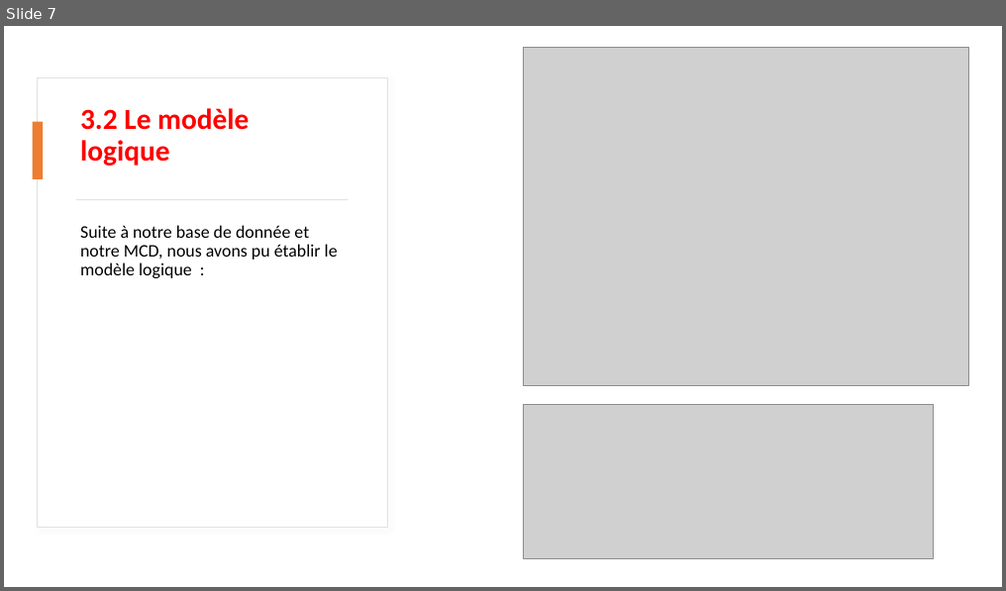
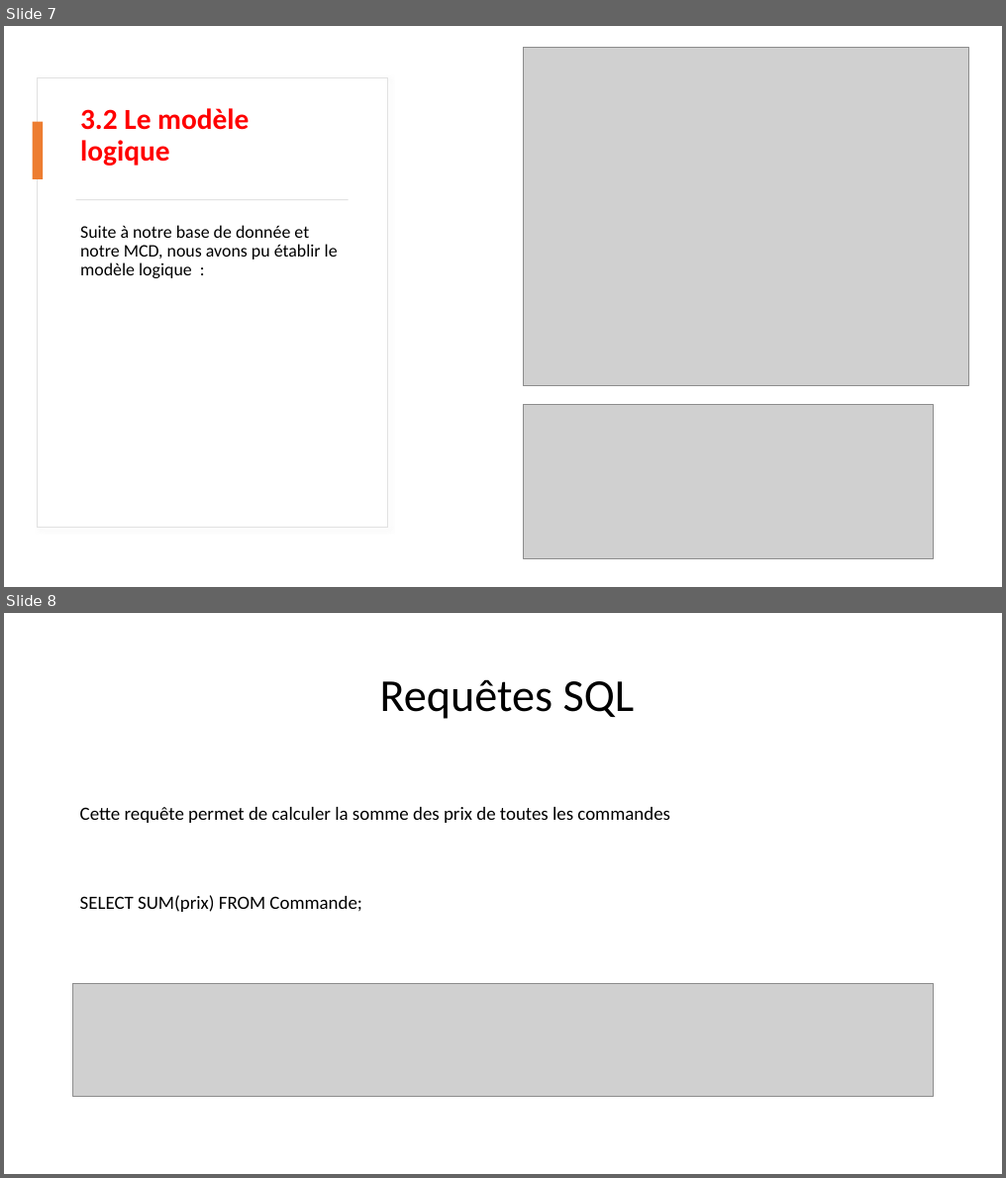
Before and after one commit to Anistea/Biblioth-que, a slide deck: PowerPoint_Projet Panorama base de données.pptx. Shown one above the other, each under a label of ours: slide 7 before the commit, slides 7 and 8 after it. The pictures are 1006x591 and 1006x1178 pixels, drawn with LibreOffice and Linux fonts; fonts in the diff are those of the drawing; grey boxes stand for pictures. Boxes give left, top, right and bottom in pixels: in the first picture for what was removed or moved away, otherwise in the second. Text is boxed around its words. In the diff, an @@ line names an element or a change of style, - is before the commit and + after.

```diff
--- a/PowerPoint_Projet Panorama base de données.pptx
+++ b/PowerPoint_Projet Panorama base de données.pptx
@@ slide 8 added at box(4, 613, 1002, 1174), background #FFFFFF @@
@@ title added at box(380, 679, 635, 719), 44 pt, text #000000 @@
+Requêtes SQL
@@ text added at box(80, 807, 670, 912), 18 pt, text #000000 @@
+Cette requête permet de calculer la somme des prix de toutes les commandes
+SELECT SUM(prix) FROM Commande;
@@ picture added at box(73, 983, 934, 1096) @@
```
Also in this commit, not shown: 6 other slides added.
